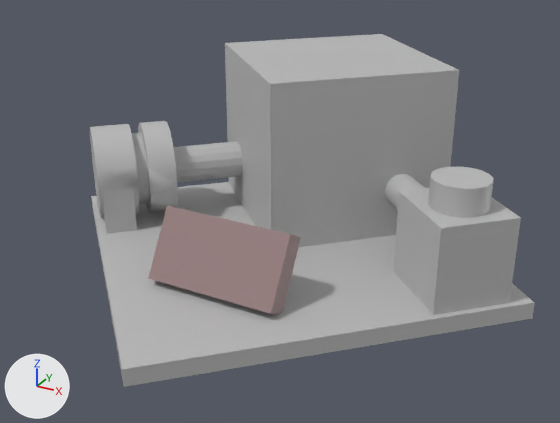
Renders of the FBX model Assets/Voyager/AtomicAnalyzer/AtomicAnalyzer.fbx from each side of a commit.
Camera for both pictures: a 50 mm lens placed at (1.106, -2.024, 1.172), pointed at (0.026, -0.06, 0.19). Every picture has the same lights, and +X, +Y and +Z are marked at lower left. Where no turn or scale is listed for an object, it has been applied to the vertices. Vertices at the same position are counted once.

Names of what the first picture shows: 'AtomicAnalyzer'.
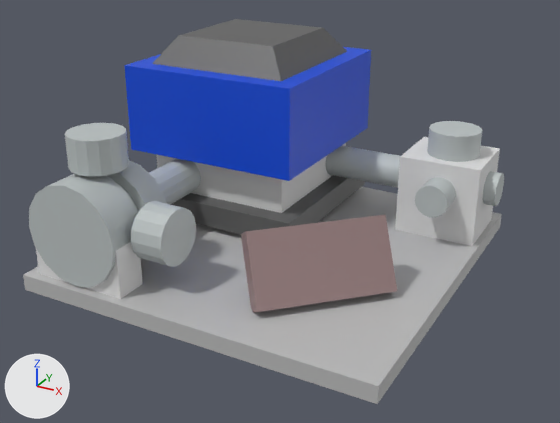
Pixel boxes [x1, y1, x2, y2] of what changed, in the pictures (560 x 423 px; the box of a moved part takes in the faces that stretch with it):
'AtomicAnalyzer', reshaped, moved (8% wider, 9% taller): before [90, 34, 535, 387]; after [23, 19, 504, 404]
part 1 of me_mesh, moved or reshaped: before [394, 188, 521, 315]; after [395, 137, 500, 246]
part 2 of me_mesh, moved or reshaped: before [91, 182, 535, 387]; after [23, 187, 502, 404]
part 3 of me_mesh, moved or reshaped: before [102, 188, 137, 234]; after [36, 242, 143, 299]
part 4 of me_mesh, moved or reshaped: before [148, 205, 301, 314]; after [241, 214, 397, 312]
part 5 of me_mesh, moved or reshaped: before [428, 166, 494, 218]; after [427, 121, 482, 162]
part 6 of me_mesh, added: after [326, 146, 504, 206]
part 7 of me_mesh, moved or reshaped: before [90, 121, 243, 218]; after [29, 159, 201, 287]
part 8 of me_mesh, added: after [415, 177, 456, 217]
part 9 of me_mesh, rebuilt: before [225, 34, 459, 247]; after [124, 19, 371, 234]
part 10 of me_mesh, added: after [65, 123, 129, 176]
part 11 of me_mesh, added: after [131, 201, 196, 267]
part 12 of me_mesh, deleted: before [385, 174, 425, 210]

The change in detail:
Material 'Blues' (mat_blues) is new.
Its base color is (0.0, 0.0685, 0.71) (blue #004adb).
Material 'Pipes' (mat_pipes) is new.
Its base color is (0.498, 0.54, 0.54) (light grey #bbc2c2).
Material 'CenterThingy' (mat_centerthingy) is new.
Its base color is (0.118, 0.118, 0.118) (dark grey #606060).
Material 'Metal2' (mat_metal2) is new.
Its base color is (0.76, 0.76, 0.76) (light grey #e2e2e2).
me_mesh is used by ob_atomicanalyzer; location (0.0, 0.0, 0.0).
me_mesh had 245 vertices, 254 faces and spanned x -0.82..0.82, y -0.82..0.82, z 0.0..0.6.
me_mesh now has 467 vertices, 518 faces and spans x -0.59..0.59, y -0.58..0.58, z 0.0..0.67.
me_mesh part 1: the loose piece of 8 vertices spanning x 0.4..0.75, y -0.2..0.15, z 0.05..0.32 is turned 45 degrees about the z axis through the mesh origin, in mat_metal2 (light grey #e2e2e2).
me_mesh part 2: the loose piece of 8 vertices spanning x -0.82..0.82, y -0.82..0.82, z 0.0..0.05 is turned 45 degrees about the z axis through the mesh origin.
me_mesh part 3: the loose piece of 8 vertices spanning x -0.77..-0.48, y -0.23..0.06, z 0.05..0.22 is turned 45 degrees about the z axis through the mesh origin, in mat_metal2 (light grey #e2e2e2).
me_mesh part 4: the loose piece of 8 vertices spanning x -0.2..0.21, y -0.45..-0.28, z 0.04..0.27 is turned 45 degrees about the z axis through the mesh origin.
me_mesh part 5: the loose piece of 34 vertices spanning x 0.5..0.67, y -0.12..0.05, z 0.31..0.4 is turned 45 degrees about the z axis through the mesh origin, in mat_pipes (light grey #bbc2c2).
me_mesh part 6: a new loose piece, a 16-sided cylinder along x spanning x -0.02..0.59, y 0.33..0.44, z 0.16..0.27, in mat_pipes (light grey #bbc2c2).
me_mesh part 7: the loose piece of 137 vertices spanning x -0.78..-0.2, y -0.24..0.34, z 0.06..0.37 is turned 45 degrees about the z axis through the mesh origin, in mat_pipes (light grey #bbc2c2).
me_mesh part 8: a new loose piece, a 16-sided cylinder along y spanning x 0.37..0.478, y 0.184..0.27, z 0.162..0.269, in mat_pipes (light grey #bbc2c2).
me_mesh part 9: the loose piece of 8 vertices spanning x -0.43..0.44, y -0.08..0.8, z 0.05..0.6 is rebuilt with 32 vertices and now spans x -0.57..0.04, y -0.05..0.56, z 0.07..0.67.
me_mesh part 10: a new loose piece of 82 vertices spanning x -0.48..-0.31, y -0.5..-0.33, z 0.31..0.49, in mat_pipes (light grey #bbc2c2).
me_mesh part 11: a new loose piece of 82 vertices spanning x -0.3..-0.12, y -0.5..-0.33, z 0.13..0.3, in mat_pipes (light grey #bbc2c2).
me_mesh part 12: the loose piece of 34 vertices spanning x 0.23..0.59, y -0.04..0.32, z 0.16..0.27 is deleted.
me_mesh now uses material mat_pipes (light grey #bbc2c2).
me_mesh now uses material mat_metal2 (light grey #e2e2e2).
me_mesh now uses material mat_blues (blue #004adb).
me_mesh now uses material mat_centerthingy (dark grey #606060).
Object 'AtomicAnalyzer' (ob_atomicanalyzer) moves from (0.0, 0.0, 0.0) to (0.011, 0.0, 0.0).
